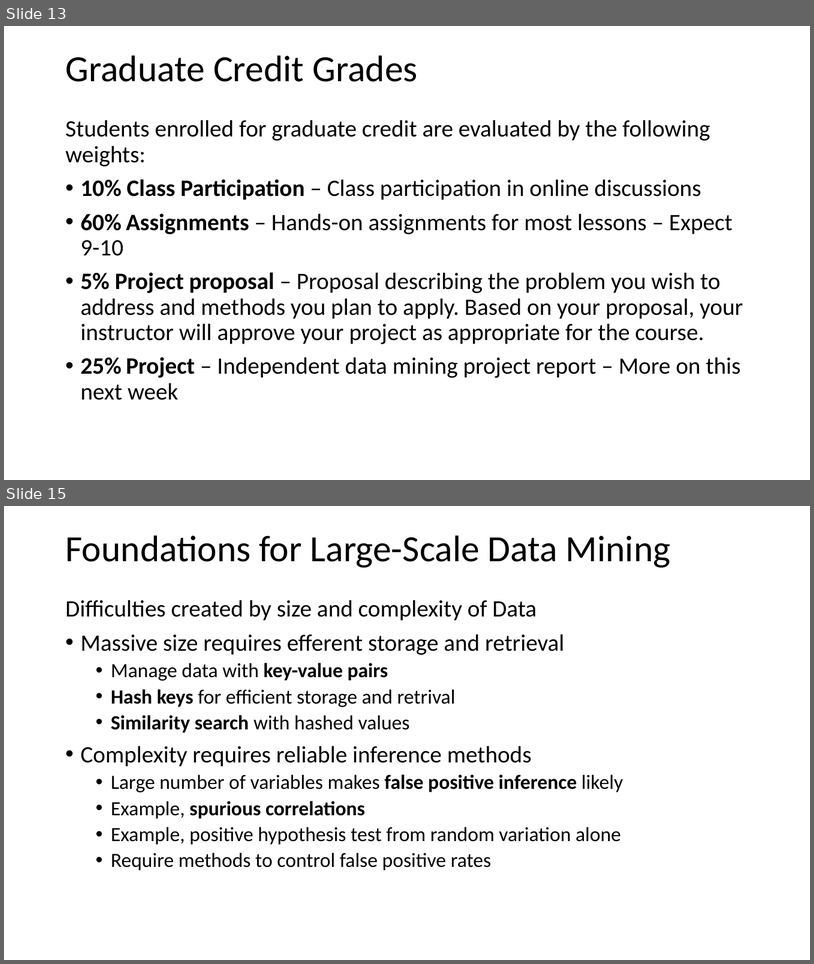
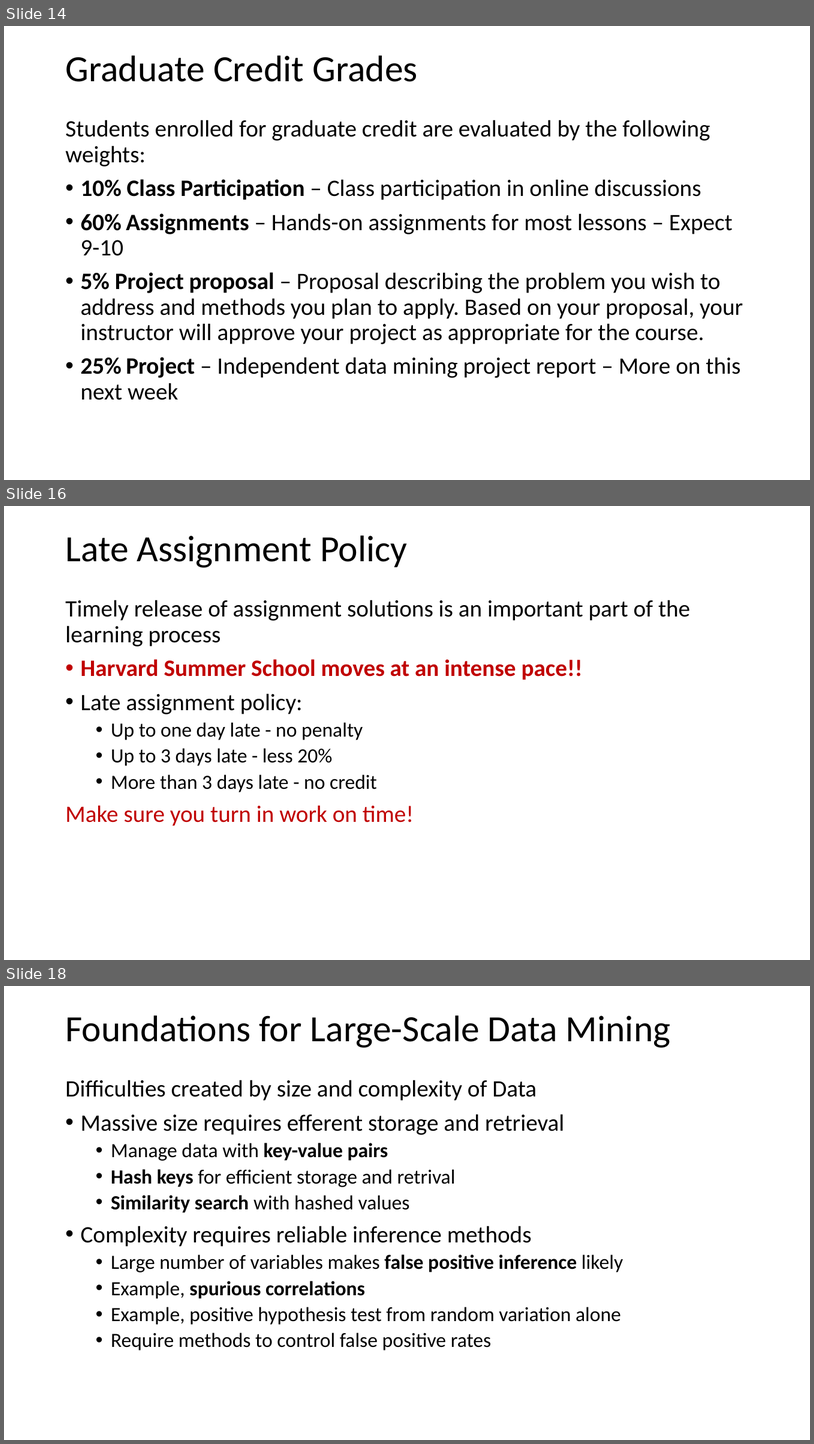
Before and after one commit to StephenElston/CSCI-E-108, a slide deck: slides/1_Introduction.pptx. Shown one above the other, each under a label of ours: slides 13 and 15 before the commit, slides 14, 16 and 18 after it; the slides between them are not shown. The pictures are 814x964 and 814x1444 pixels, drawn with LibreOffice and Linux fonts; fonts in the diff are those of the drawing. Boxes give left, top, right and bottom in pixels: in the first picture for what was removed or moved away, otherwise in the second. Text is boxed around its words. In the diff, an @@ line names an element or a change of style, - is before the commit and + after.

Commit message:
Updated slides for summer school, added communication slide

```diff
--- a/slides/1_Introduction.pptx
+++ b/slides/1_Introduction.pptx
@@ slide 16 added at box(4, 506, 810, 960), background #FFFFFF @@
@@ text added at box(65, 535, 407, 568), 44 pt, text #000000 @@
+Late Assignment Policy
@@ text added at box(65, 600, 690, 826), 28 pt, text #000000 @@
+Timely release of assignment solutions is an important part of the learning process
+• Harvard Summer School moves at an intense pace!!
+• Late assignment policy:
+  • Up to one day late - no penalty
+  • Up to 3 days late - less 20%
+  • More than 3 days late - no credit
+Make sure you turn in work on time!
@@ what was slide 13 is now slide 14 @@
@@ what was slide 15 is now slide 18 @@
```
Also in this commit, not shown: 4 slides changed, 2 other slides added.
